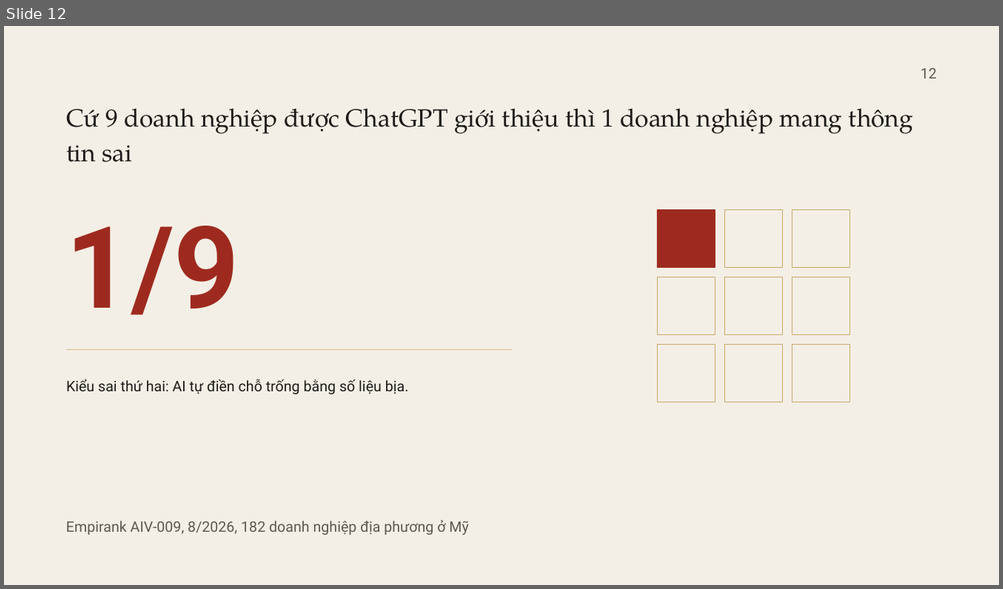
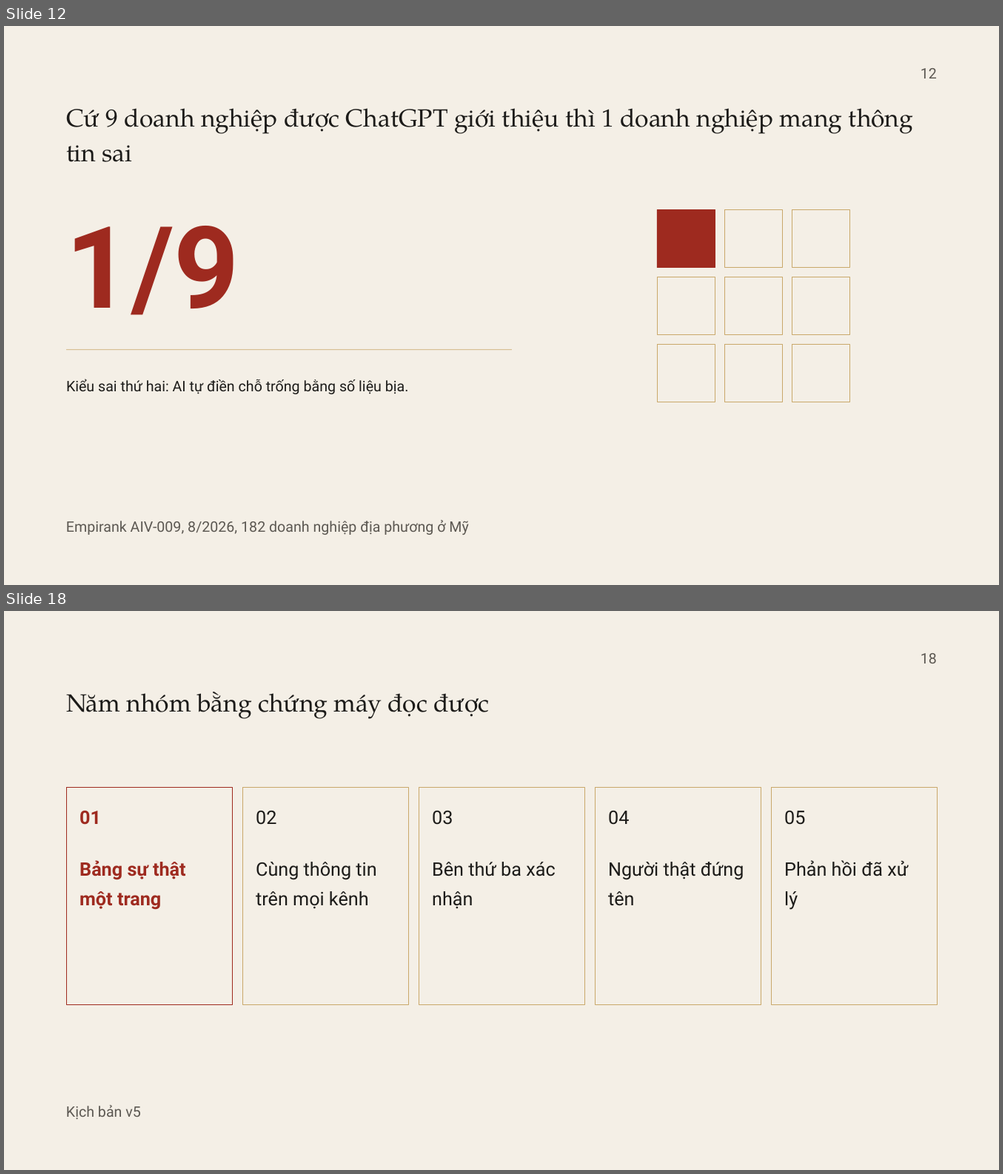
Before and after one commit to fyzdfyzd/linhx-engine, a slide deck: viec/lab130-slide-nhieu-vong/thiet-ke/v8/CSMO26_T21_v8.pptx. Shown one above the other, each under a label of ours: slide 12 before the commit, slides 12 and 18 after it; the slides between them are not shown. The pictures are 1003x589 and 1003x1174 pixels, drawn with LibreOffice and Linux fonts; fonts in the diff are those of the drawing. Boxes give left, top, right and bottom in pixels: in the first picture for what was removed or moved away, otherwise in the second. Text is boxed around its words. In the diff, an @@ line names an element or a change of style, - is before the commit and + after.

Commit message:
LAB130 v8: dựng đợt 3 (slide 13-18)

```diff
--- a/viec/lab130-slide-nhieu-vong/thiet-ke/v8/CSMO26_T21_v8.pptx
+++ b/viec/lab130-slide-nhieu-vong/thiet-ke/v8/CSMO26_T21_v8.pptx
@@ slide 18 added at <box>4,611,999,1170</box>, background #F4EFE6 @@
@@ text added at <box>920,653,936,664</box>, 14 pt, text #5C5852 @@
+18
@@ text added at <box>66,692,489,719</box>, 24 pt, text #1C1B19 @@
+Năm nhóm bằng chứng máy đọc được
@@ rectangle added at <box>66,787,232,1005</box>, outline #9E2A1F 0.5 pt, 18 pt, text #9E2A1F, bold @@
+01
+Bảng sự thật một trang
@@ rectangle added at <box>242,787,407,1005</box>, outline #C9A86A 0.5 pt, 18 pt, text #1C1B19 @@
+02
+Cùng thông tin trên mọi kênh
@@ rectangle added at <box>419,787,584,1005</box>, outline #C9A86A 0.5 pt, 18 pt, text #1C1B19 @@
+03
+Bên thứ ba xác nhận
@@ rectangle added at <box>595,787,760,1005</box>, outline #C9A86A 0.5 pt, 18 pt, text #1C1B19 @@
+04
+Người thật đứng tên
@@ rectangle added at <box>771,787,936,1005</box>, outline #C9A86A 0.5 pt, 18 pt, text #1C1B19 @@
+05
+Phản hồi đã xử lý
@@ text added at <box>66,1105,141,1119</box>, 14 pt, text #5C5852 @@
+Kịch bản v5
```
Also in this commit, not shown: 5 other slides added, 19 other files.
